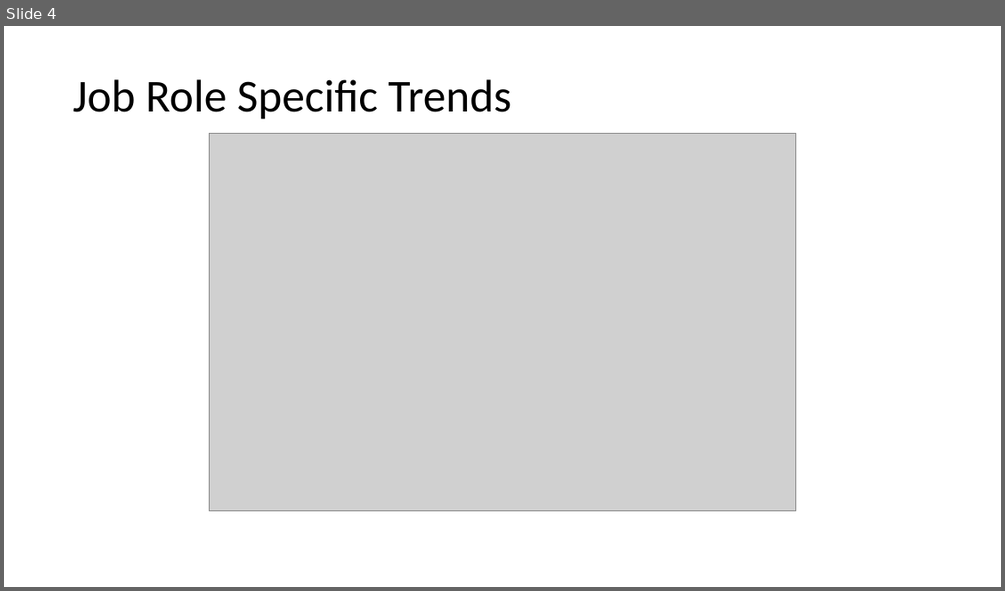
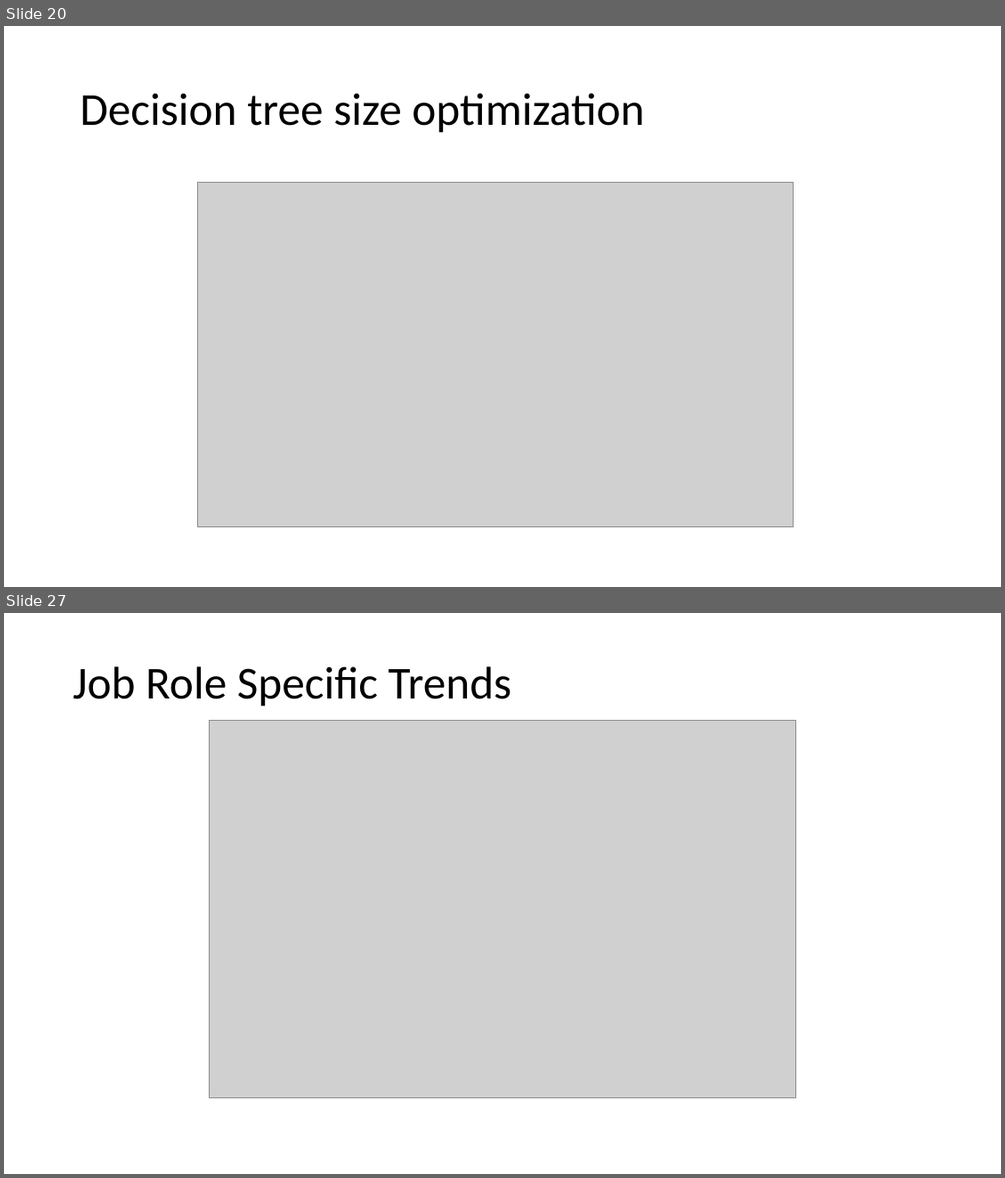
Before and after one commit to KeburFantahun/CaseStudy2DDS_KeburF, a slide deck: CaseStudy2_DDS_Kebur_Fantahun.pptx. Shown one above the other, each under a label of ours: slide 4 before the commit, slides 20 and 27 after it; the slides between them are not shown. The pictures are 1005x591 and 1005x1178 pixels, drawn with LibreOffice and Linux fonts; fonts in the diff are those of the drawing; grey boxes stand for pictures. Boxes give left, top, right and bottom in pixels: in the first picture for what was removed or moved away, otherwise in the second. Text is boxed around its words. In the diff, an @@ line names an element or a change of style, - is before the commit and + after.

```diff
--- a/CaseStudy2_DDS_Kebur_Fantahun.pptx
+++ b/CaseStudy2_DDS_Kebur_Fantahun.pptx
@@ slide 20 added at (4, 26, 1001, 587), background #FFFFFF @@
@@ title added at (80, 93, 644, 133), 44 pt, text #000000 @@
+Decision tree size optimization
@@ picture added at (198, 182, 793, 526) @@
@@ what was slide 4 is now slide 27 @@
```
Also in this commit, not shown: 3 slides changed, 20 other slides added, 19 slides removed, 11 other files.
